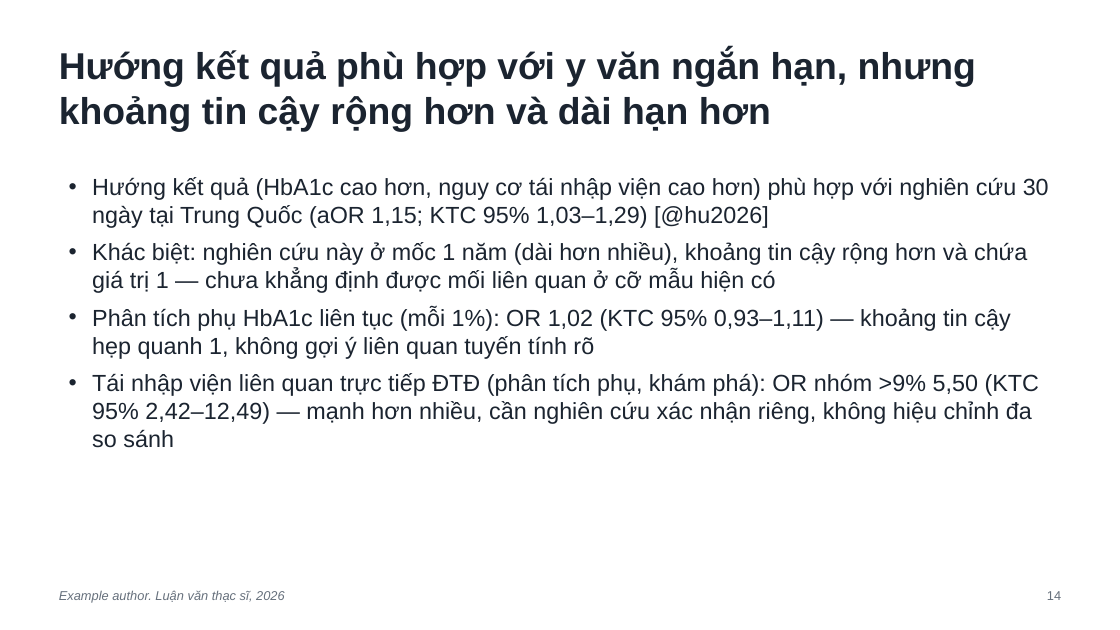
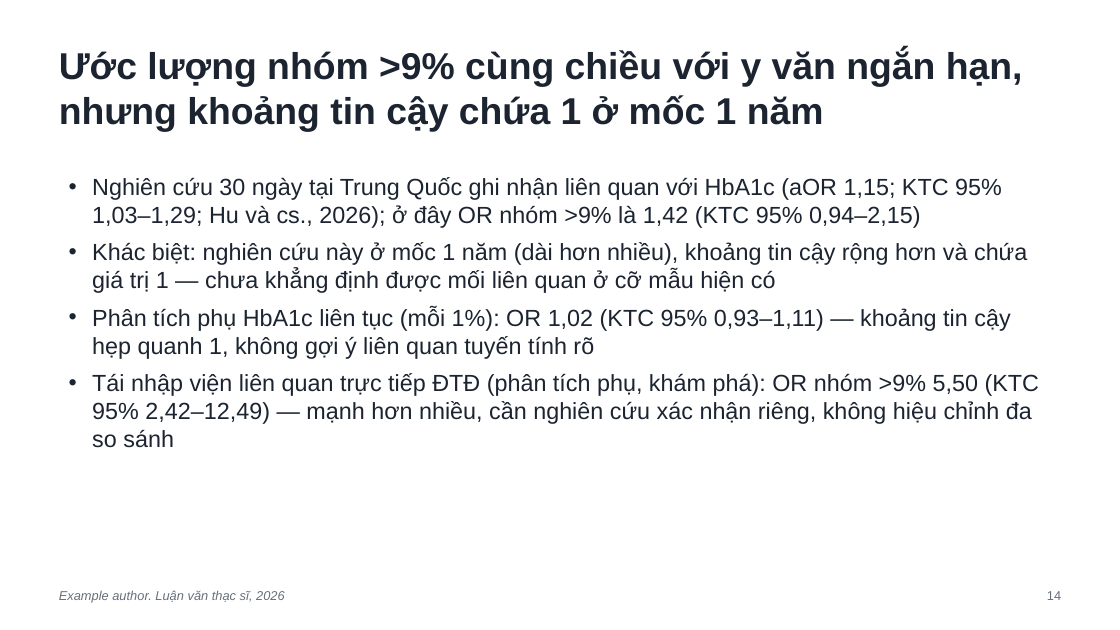
Before and after one commit to drtranquanghung91-vn/clinical-research-orchestra, a slide deck: slide 14 of examples/fictional-cohort/07_present/defense/deck.pptx. Drawn at 1120x630 pixels with LibreOffice and Linux fonts; fonts in the diff are those of the drawing. Boxes give left, top, right and bottom in pixels: in the first picture for what was removed or moved away, otherwise in the second. Text is boxed around its words. In the diff, an @@ line names an element or a change of style, - is before the commit and + after.

```diff
--- a/examples/fictional-cohort/07_present/defense/deck.pptx
+++ b/examples/fictional-cohort/07_present/defense/deck.pptx
@@ text at bbox=[59, 49, 1023, 131]: text changed @@
-Hướng kết quả phù hợp với y văn ngắn hạn, nhưng khoảng tin cậy rộng hơn và dài hạn hơn
+Ước lượng nhóm >9% cùng chiều với y văn ngắn hạn, nhưng khoảng tin cậy chứa 1 ở mốc 1 năm
@@ text at bbox=[92, 177, 1002, 228]: text changed @@
-• Hướng kết quả (HbA1c cao hơn, nguy cơ tái nhập viện cao hơn) phù hợp với nghiên cứu 30 ngày tại Trung Quốc (aOR 1,15; KTC 95% 1,03–1,29) [@hu2026]
+• Nghiên cứu 30 ngày tại Trung Quốc ghi nhận liên quan với HbA1c (aOR 1,15; KTC 95% 1,03–1,29; Hu và cs., 2026); ở đây OR nhóm >9% là 1,42 (KTC 95% 0,94–2,15)
```
Also in this commit, not shown: 6 other slides changed, 48 other files.
